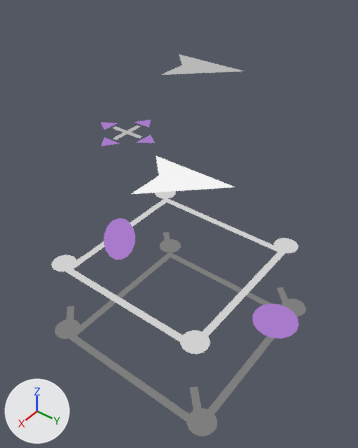
A saved change to the Blender file icons/icon_geom_single.blend.
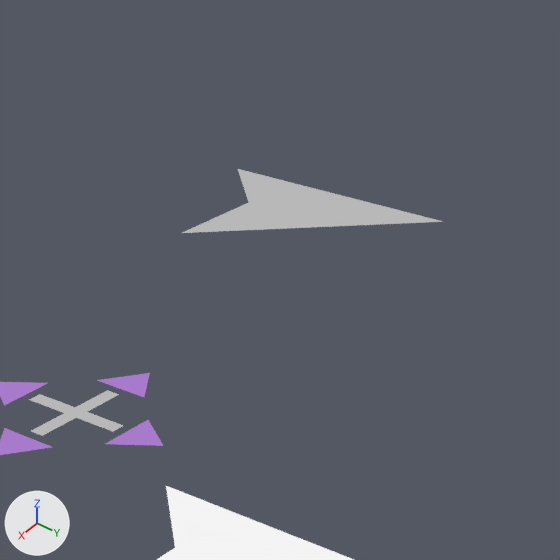
There are two pictures of each version: one whole from a 50 mm lens placed at (2.87, 0.35, 2.5), pointed at (0.32, -1.62, 0.07), one close up on the part from 29% to 79% of the width and 0% to 40% of the height. Lighting does not change. The marker at lower left points along +X, +Y and +Z.

Before the edit, the objects in view are built like this:
```python
ob_ops_transform_transform_001 = bpy.data.objects.new('ops.transform.transform.001', me_circle_003)
ob_ops_transform_transform_001.parent = ob_move_view
ob_ops_transform_transform_001.location = (-10.72, -3.153, 0.0)
ob_ops_transform_transform_001.rotation_euler = (0.0, 0.0, -9.425)  # degrees (0, 0, 180)
ob_ops_transform_transform_001.scale = (0.6, 0.6, 0.6)
ob_ops_transform_transform_062 = bpy.data.objects.new('ops.transform.transform.062', me_circle_1610)
ob_ops_transform_transform_062.parent = ob_move_view
ob_ops_transform_transform_062.location = (-10.72, -3.153, 0.0)
ob_ops_transform_transform_062.rotation_euler = (0.0, 0.0, -9.425)  # degrees (0, 0, 180)
ob_ops_transform_transform_062.scale = (0.6, 0.6, 0.6)
ob_plane_085 = bpy.data.objects.new('Plane.085', me_plane_034)
ob_plane_085.parent = ob_move_view
ob_plane_085.location = (-10.54, -2.078, 1.0)
# also in view: 'Plane.079' at (1.03, -1.13, 0.99)
```
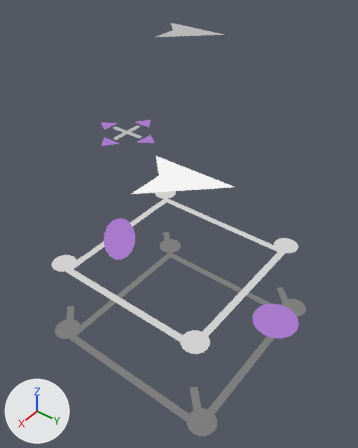
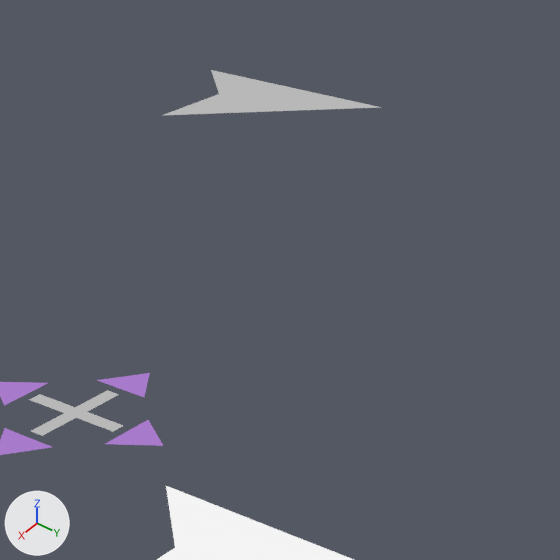
What the commit changed:
Object 'Plane.085' (ob_plane_085) moves from (-10.54, -2.078, 1.0) to (-11.29, -2.78, 1.0).

Location of each change, [x1, y1, x2, y2] in pixels of the close-ups (560 x 560 px):
'Plane.085', moved: before [182, 169, 443, 233]; after [164, 70, 381, 115]
